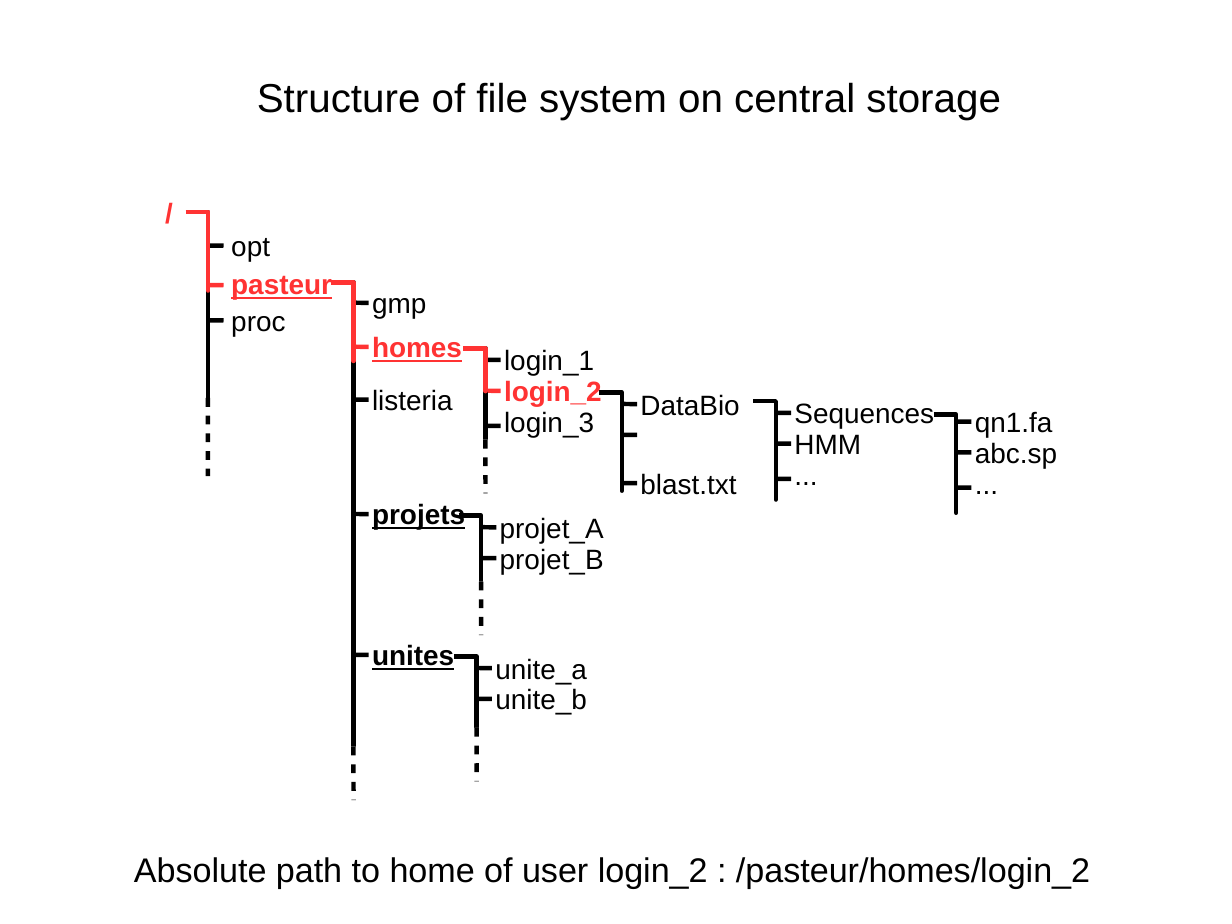
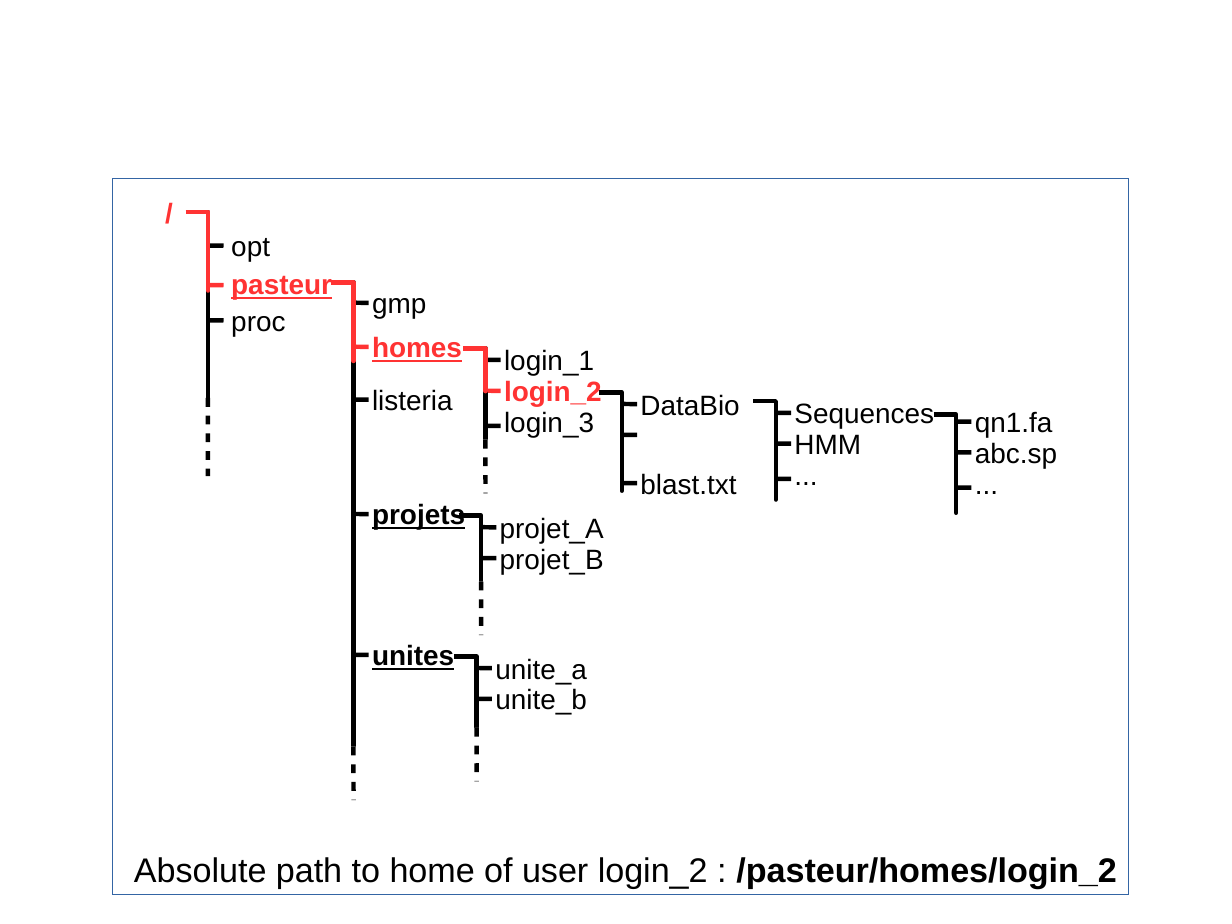
Before and after one commit to C3BI-pasteur-fr/unix-training, a slide deck: slide 6 of schemas.odp (slide 3 before the commit). Drawn at 1232x924 pixels with LibreOffice and Linux fonts; fonts in the diff are those of the drawing. Boxes give left, top, right and bottom in pixels: in the first picture for what was removed or moved away, otherwise in the second. Text is boxed around its words. In the diff, an @@ line names an element or a change of style, - is before the commit and + after.

```diff
--- a/schemas.odp
+++ b/schemas.odp
@@ text removed at box(257, 82, 1001, 120) @@
-Structure of file system on central storage
@@ rectangle added at box(112, 179, 1128, 894), outline #3465A4 0 pt @@
@@ text "Absolute path to home of ..." at box(134, 857, 1116, 888): bold on in "/pasteur/homes/login_2" @@
```
Also in this commit, not shown: 5 other slides changed, 4 slides added, 4 other files.
